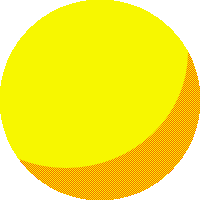
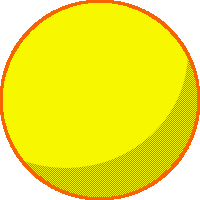
Layers edited between the first and the second 200px x 200px image:
added layer "Layer 4" above "Layer 2" over [0, 0, 200, 200]
